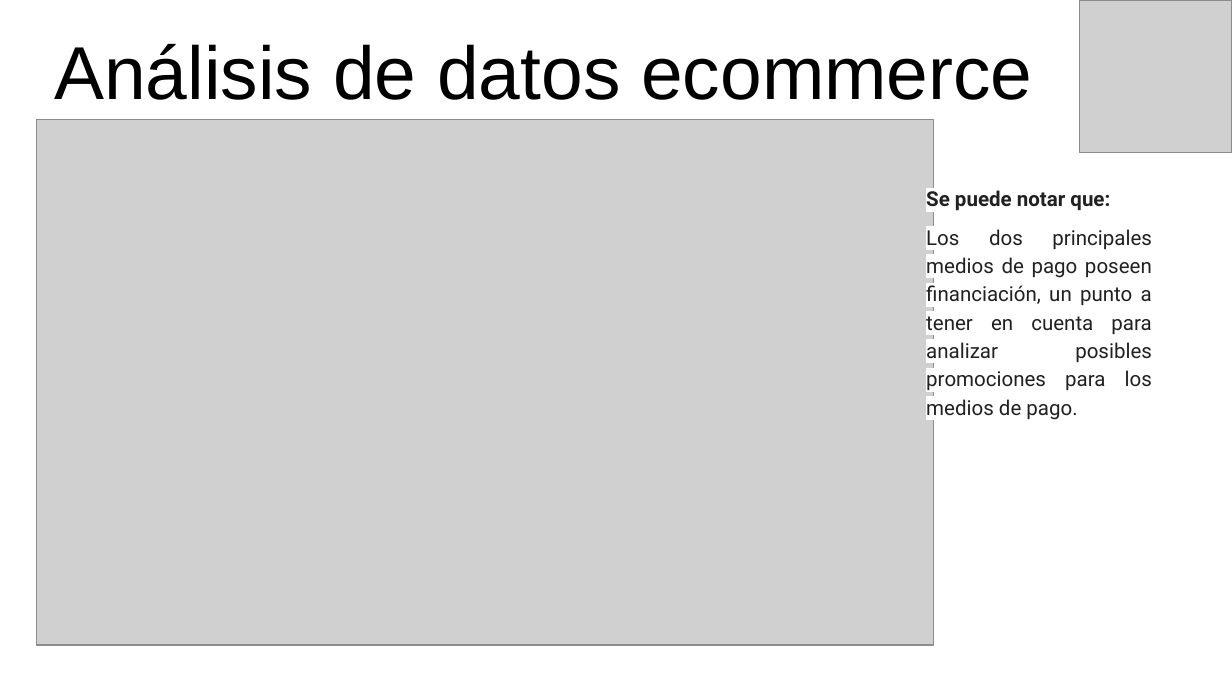
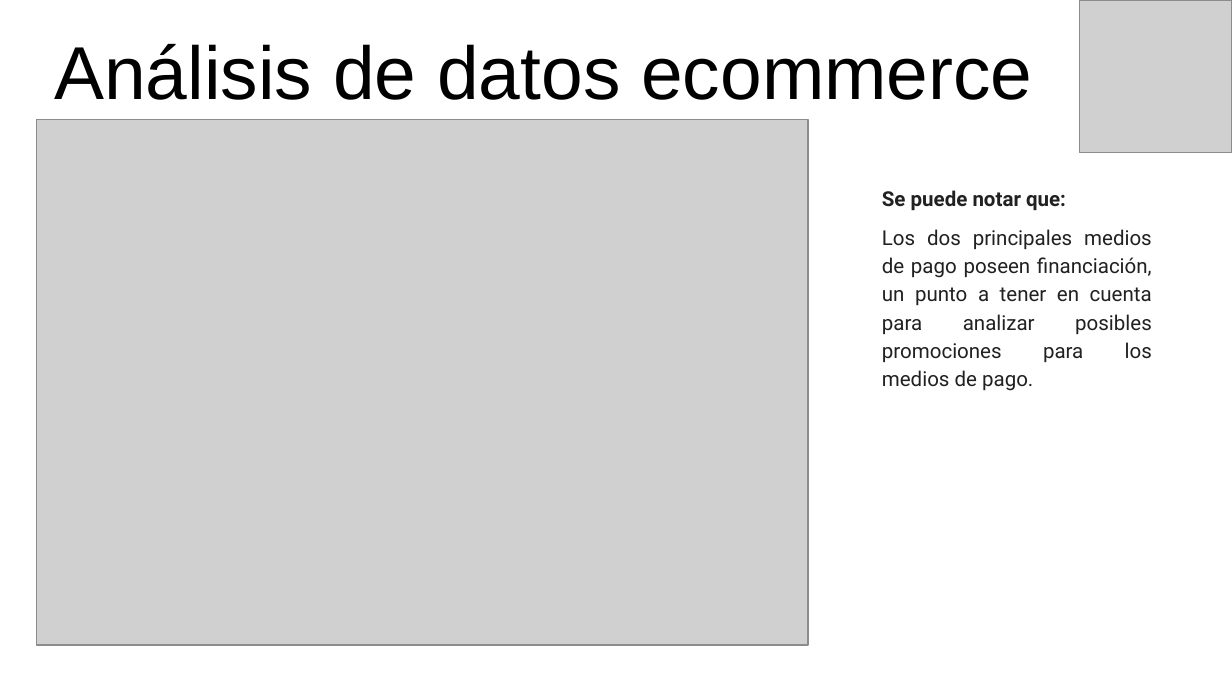
Before and after one commit to eliasguillermo/ds-ecommerce, a slide deck: slide 13 of PRIMERA ENTREGA DEL PROYECTO FINAL - PRESENTANCION GERENCIAL.pptx. Drawn at 1232x693 pixels with LibreOffice and Linux fonts; fonts in the diff are those of the drawing; grey boxes stand for pictures. Boxes give left, top, right and bottom in pixels: in the first picture for what was removed or moved away, otherwise in the second. Text is boxed around its words. In the diff, an @@ line names an element or a change of style, - is before the commit and + after.

```diff
--- a/PRIMERA ENTREGA DEL PROYECTO FINAL - PRESENTANCION GERENCIAL.pptx
+++ b/PRIMERA ENTREGA DEL PROYECTO FINAL - PRESENTANCION GERENCIAL.pptx
@@ picture: place and size @@
-picture at box(36, 120, 933, 644)
+picture at box(36, 120, 807, 644)
@@ text "Se puede notar que:" rewrapped from box(926, 187, 1152, 421) to box(882, 190, 1152, 391) @@
```
Also in this commit, not shown: 1 other slide changed, 1 other file.
